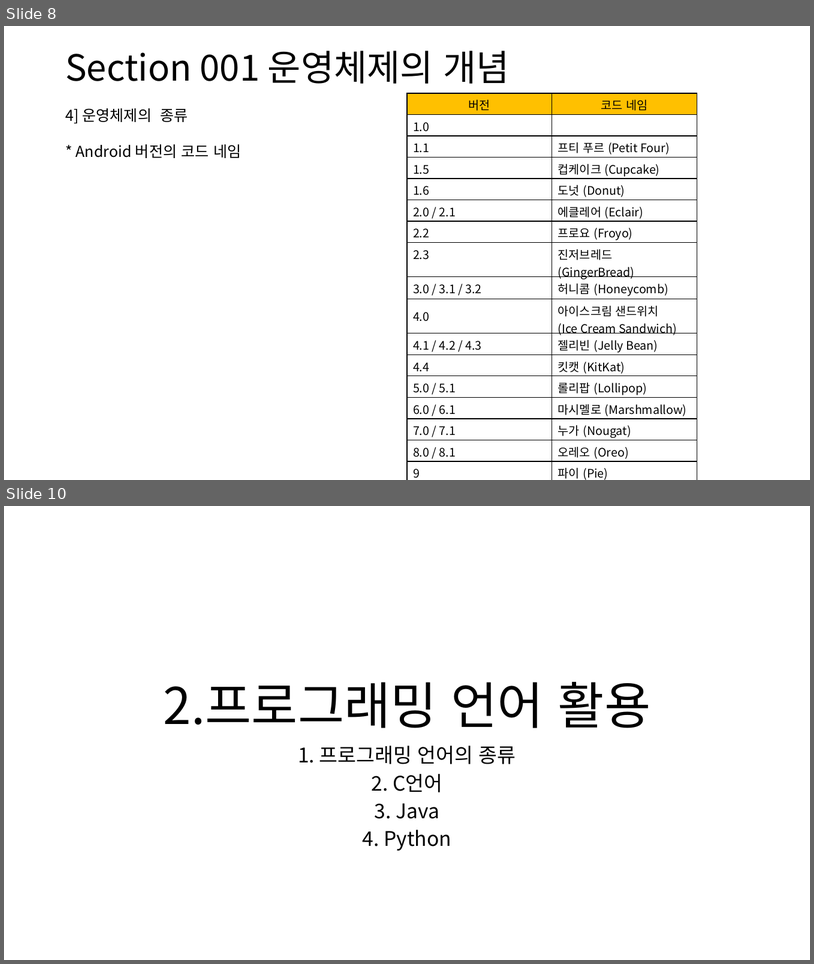
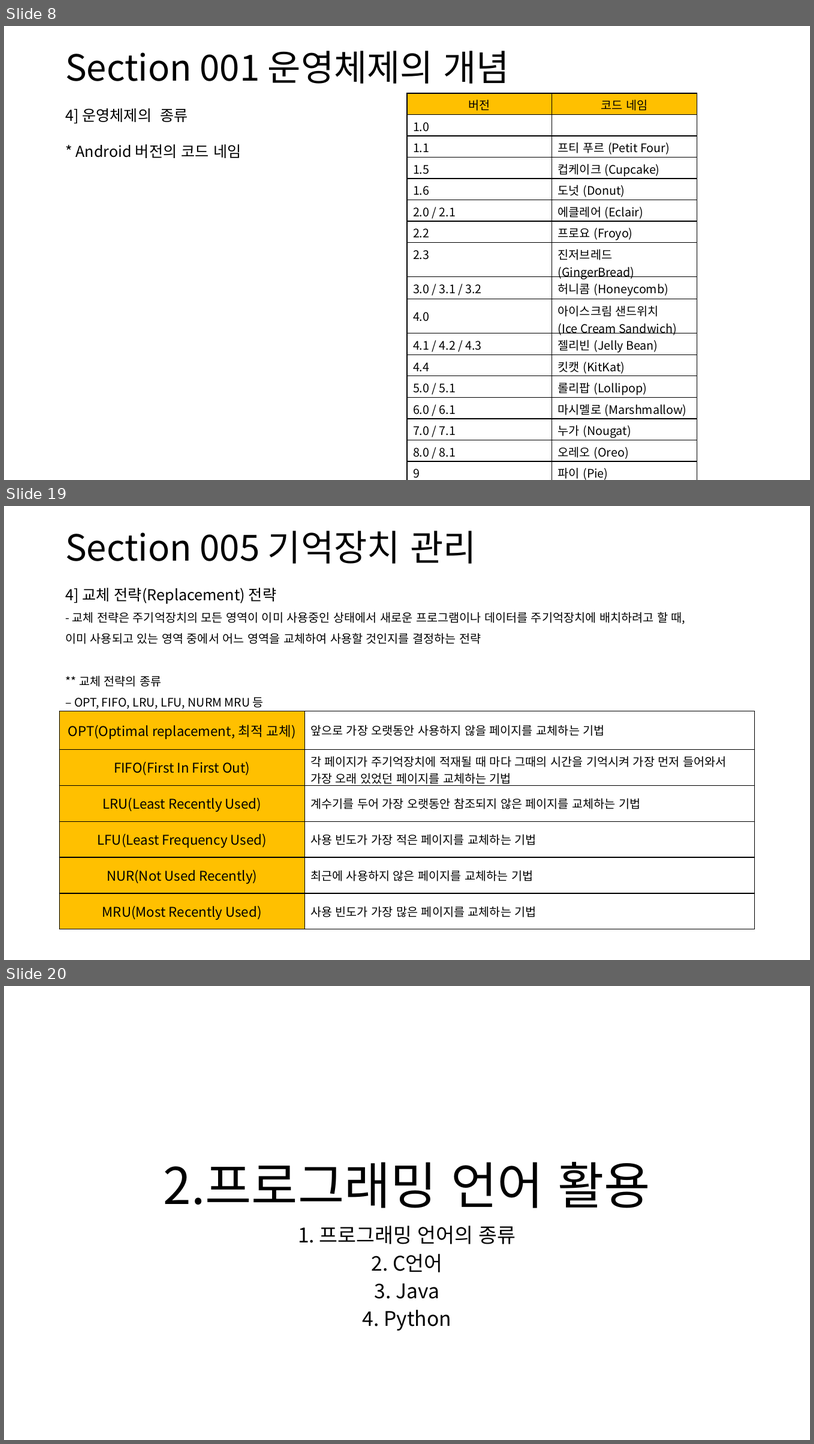
Before and after one commit to DreamSH-J/Certification, a slide deck: 실기 정리/정보처리 기능사 실기.pptx. Shown one above the other, each under a label of ours: slides 8 and 10 before the commit, slides 8, 19 and 20 after it; the slides between them are not shown. The pictures are 814x964 and 814x1444 pixels, drawn with LibreOffice and Linux fonts; fonts in the diff are those of the drawing. Boxes give left, top, right and bottom in pixels: in the first picture for what was removed or moved away, otherwise in the second. Text is boxed around its words. In the diff, an @@ line names an element or a change of style, - is before the commit and + after.

```diff
--- a/실기 정리/정보처리 기능사 실기.pptx
+++ b/실기 정리/정보처리 기능사 실기.pptx
@@ slide 19 added at [4,506,810,960], background #FFFFFF @@
@@ text added at [65,531,476,564], 42.9 pt, text #000000 @@
+Section 005 기억장치 관리
@@ text added at [65,588,686,709], 14 pt, text #000000 @@
+4] 교체 전략(Replacement) 전략
+- 교체 전략은 주기억장치의 모든 영역이 이미 사용중인 상태에서 새로운 프로그램이나 데이터를 주기억장치에 배치하려고 할 때,
+이미 사용되고 있는 영역 중에서 어느 영역을 교체하여 사용할 것인지를 결정하는 전략
+** 교체 전략의 종류
+– OPT, FIFO, LRU, LFU, NURM MRU 등
@@ table added at [60,711,755,927], 6 rows, 2 columns @@
+OPT(Optimal replacement, 최적 교체) | 앞으로 가장 오랫동안 사용하지 않을 페이지를 교체하는 기법
+FIFO(First In First Out) | 각 페이지가 주기억장치에 적재될 때 마다 그때의 시간을 기억시켜 가장 먼저 들어와서 가장 오래 있었던 페이지를 교체하는 기법
+LRU(Least Recently Used) | 계수기를 두어 가장 오랫동안 참조되지 않은 페이지를 교체하는 기법
+LFU(Least Frequency Used) | 사용 빈도가 가장 적은 페이지를 교체하는 기법
+NUR(Not Used Recently) | 최근에 사용하지 않은 페이지를 교체하는 기법
+MRU(Most Recently Used) | 사용 빈도가 가장 많은 페이지를 교체하는 기법
@@ what was slide 10 is now slide 20 @@
```
Also in this commit, not shown: 2 slides changed, 9 other slides added.
